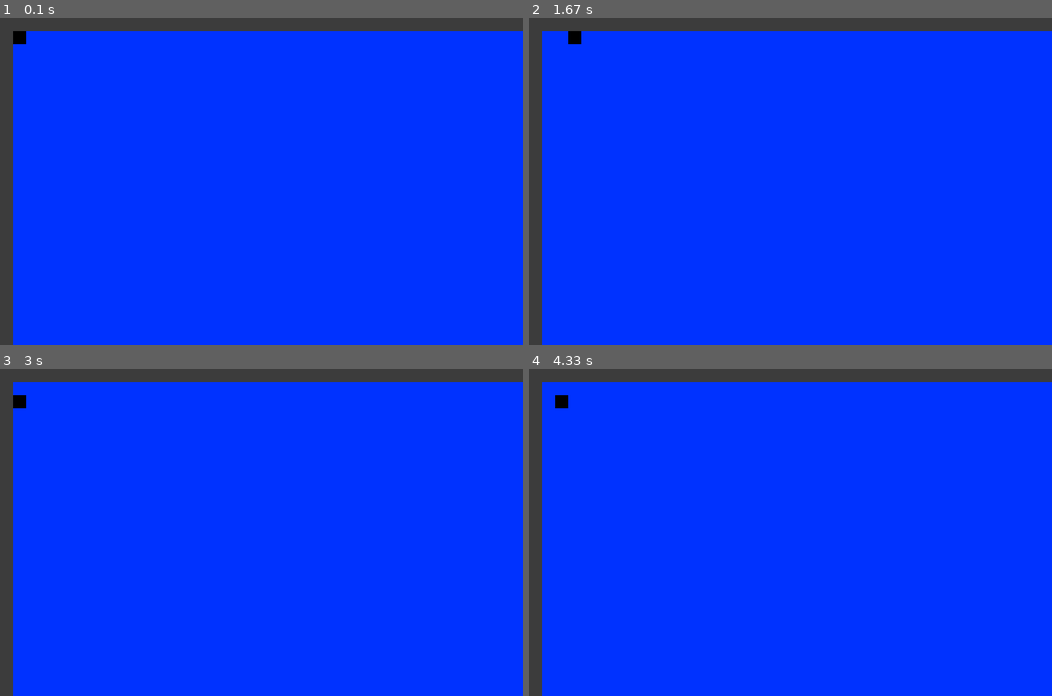
Above: before the commit, frames 1-4 (two rows, left to right).
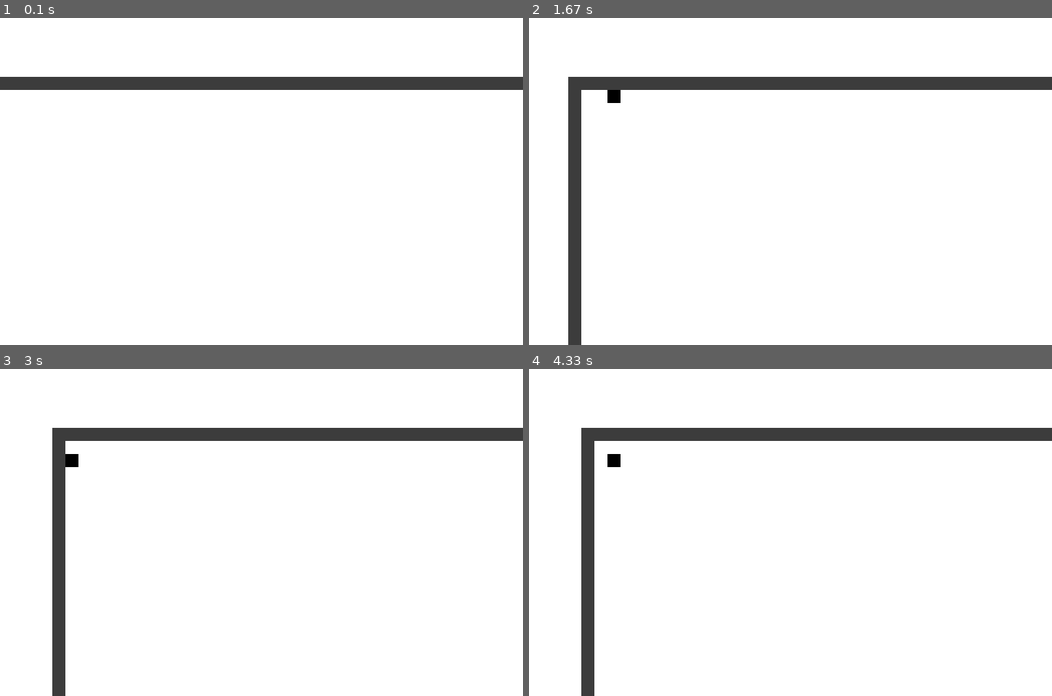
Above: after the commit, the same moments.

Repository: PygameProjects/OpenSource_rpg
Game: pygame game, started from PyGame/main.py
Same seed, same stepped clock (60 frames per second), same inputs: the game is played once before the commit and once after it.
Inputs:
- Up to frame 1 (0.1 s): no input
- Up to frame 2 (1.67 s): hold Right 0.33-0.8 s; hold Right 1.17-1.63 s
- Up to frame 3 (3 s): hold Left 1.67-2.2 s; hold Down 2.23-2.53 s; hold Left 2.57-2.97 s
- Up to frame 4 (4.33 s): hold Up 3-3.37 s; hold Right 3.4-4.03 s; hold Down from 4.07 s (still down)

The runs differ from the first frame. In frame 1, 100% of the frame differs, in the area x 0-100%, y 0-100%; in frame 2, 100%; in frame 3, 100%; in frame 4, 100%.

Commit message:
Added camera

Diff:
--- a/PyGame/game.py
+++ b/PyGame/game.py
@@ -16,7 +16,7 @@
         pygame.init()
 
         # Create screen and add title
-        self.screen = pygame.display.set_mode([screen_width, screen_height])
+        self.screen = pygame.display.set_mode((screen_width, screen_height))
         pygame.display.set_caption("Game")
 
         # FPS clock. Will be used to set max fps
@@ -31,7 +31,7 @@
         self.screen_width, self.screen_height = screen_width, screen_height
         self.tile_size = tile_size
         self.tiles = self.read_mapfile('map.txt')
-        self.camerax, self.cameray = 0, 0
+        self.camerax, self.cameray = 200, -300
 
     def read_mapfile(self, filename):
         """
@@ -63,17 +63,17 @@
 
         return levelmap
 
-    def draw_room(self, tiles, screen):
+    def draw_room(self, tiles, mapsurf):
         """
         Notes: Draws the room
         Input:
             tiles - 2 dimensional array of booleans, True is a wall block
-            screen - Pygame screen object
+            mapsurf - Pygame map object
         """
         for y in range(len(tiles)):
             for x in range(len(tiles[y])):
                 if tiles[y][x]:
-                    pygame.draw.rect(screen, GRAY, [x * self.tile_size, y * self.tile_size, self.tile_size, self.tile_size], 0);
+                    pygame.draw.rect(mapsurf, GRAY, [x * self.tile_size, y * self.tile_size, self.tile_size, self.tile_size], 0);
 
     def run(self):
         running = True
@@ -96,8 +96,8 @@
 
             # Drawing
             self.screen.fill(self.background)
-            mapsurf = pygame.Surface((self.screen_width, self.screen_height))
-            mapsurf.fill(BLUE)
+            mapsurf = pygame.Surface((2000, 1000))
+            mapsurf.fill(WHITE)
 
             # Update and draw room
             self.draw_room(self.tiles, mapsurf)
@@ -111,6 +111,25 @@
             self.screen.blit(mapsurf, mapsurf_rect)
             pygame.display.flip()
 
+            # Update the camera
+            playerx, playery = self.player.get_location()
+            # Player x coordinate in relation to mapsurf
+            playerx *= self.tile_size
+            playerx += mapsurf_rect.left
+            # Player y coordinate in relation to mapsurf
+            playery *= self.tile_size
+            playery += mapsurf_rect.top
+
+            screen_rect = self.screen.get_rect()
+            if screen_rect.bottom - playery < 100:
+                self.cameray += self.tile_size
+            elif playery - screen_rect.top < 100:
+                self.cameray -= self.tile_size
+            if screen_rect.right - playerx < 100:
+                self.camerax -= self.tile_size
+            elif playerx - screen_rect.left < 100:
+                self.camerax += self.tile_size
+
             # Set fps clock to 60 frames per second
             self.clock.tick(60)
 
--- a/PyGame/player.py
+++ b/PyGame/player.py
@@ -36,6 +36,9 @@
             if not tiles[new_y][self.x]:
                 self.y = new_y
 
+    def get_location(self):
+        return self.x, self.y
+
     def draw(self, screen):
         """
         Draws the player on the screen and updates
